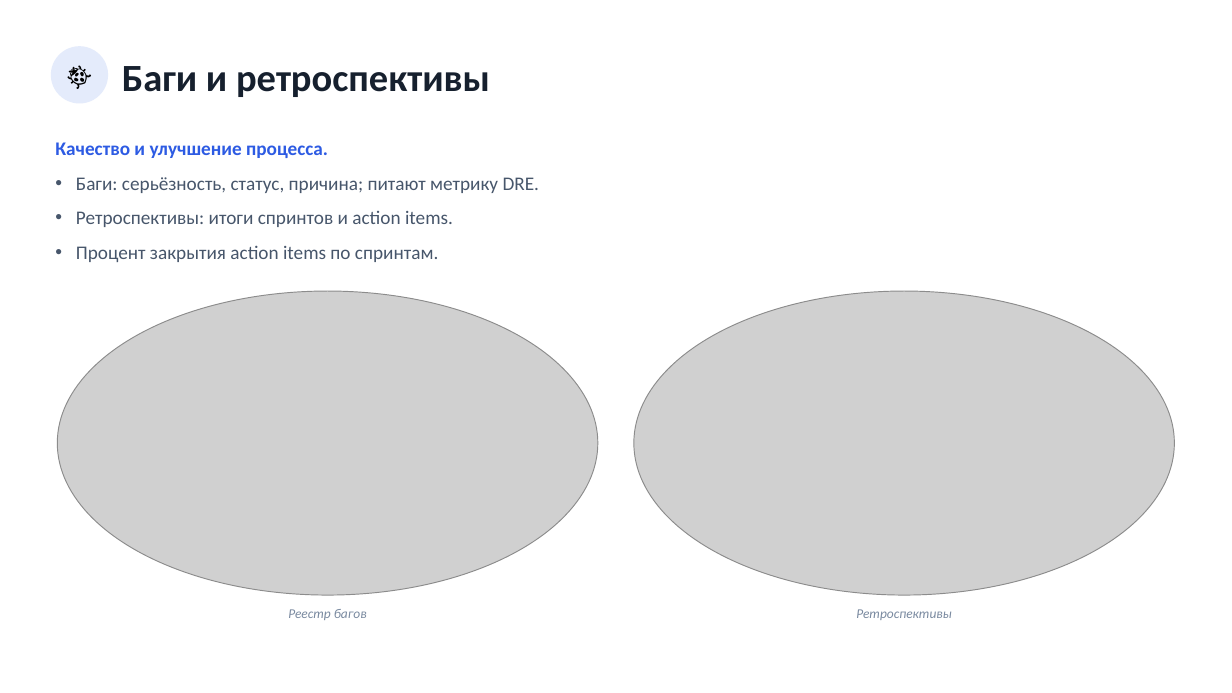
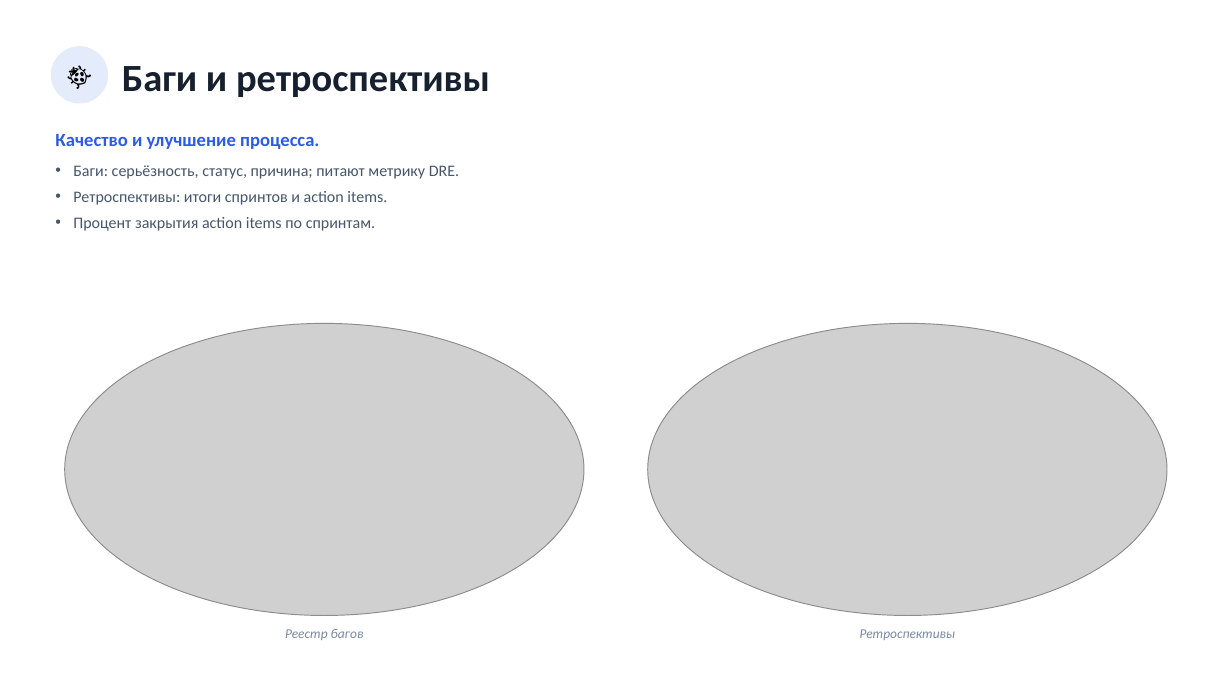
Before and after one commit to neoandrey1985/Planirovanie, a slide deck: slide 25 of Презентация_приложения.pptx. Drawn at 1232x693 pixels with LibreOffice and Linux fonts; fonts in the diff are those of the drawing; grey boxes stand for pictures. Boxes give left, top, right and bottom in pixels: in the first picture for what was removed or moved away, otherwise in the second. Text is boxed around its words. In the diff, an @@ line names an element or a change of style, - is before the commit and + after.

```diff
--- a/Презентация_приложения.pptx
+++ b/Презентация_приложения.pptx
@@ text "Качество и улучшение процесса." moved from (x1=55, y1=142, x2=328, y2=158) to (x1=55, y1=134, x2=319, y2=149) @@
@@ text "Качество и улучшение процесса." at (x1=55, y1=134, x2=319, y2=149): size 15 to 14.5 pt @@
@@ text "Баги: серьёзность, статус, причина; питают ..." moved from (x1=76, y1=177, x2=540, y2=262) to (x1=73, y1=165, x2=459, y2=231) @@
@@ text "Баги: серьёзность, статус, причина; питают ..." at (x1=73, y1=165, x2=459, y2=231): size 15 to 12.5 pt; indent changed; less space between paragraphs @@
@@ picture resized from (x1=57, y1=291, x2=598, y2=595) to (x1=65, y1=323, x2=584, y2=616) @@
@@ picture resized from (x1=634, y1=291, x2=1175, y2=595) to (x1=648, y1=323, x2=1167, y2=616) @@
@@ text "Реестр багов" moved from (x1=288, y1=609, x2=367, y2=620) to (x1=285, y1=629, x2=364, y2=640) @@
@@ text "Ретроспективы" moved from (x1=856, y1=609, x2=951, y2=620) to (x1=860, y1=629, x2=955, y2=640) @@
```
Also in this commit, not shown: 9 other slides changed.
